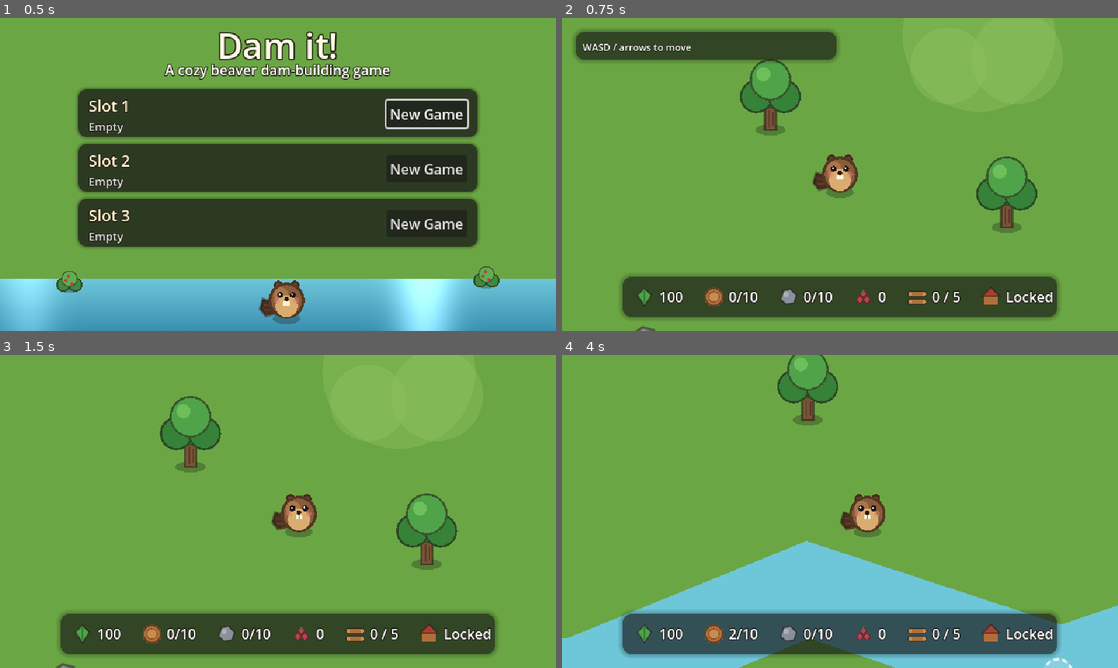
Above: before the commit, frames 1-4 (two rows, left to right).
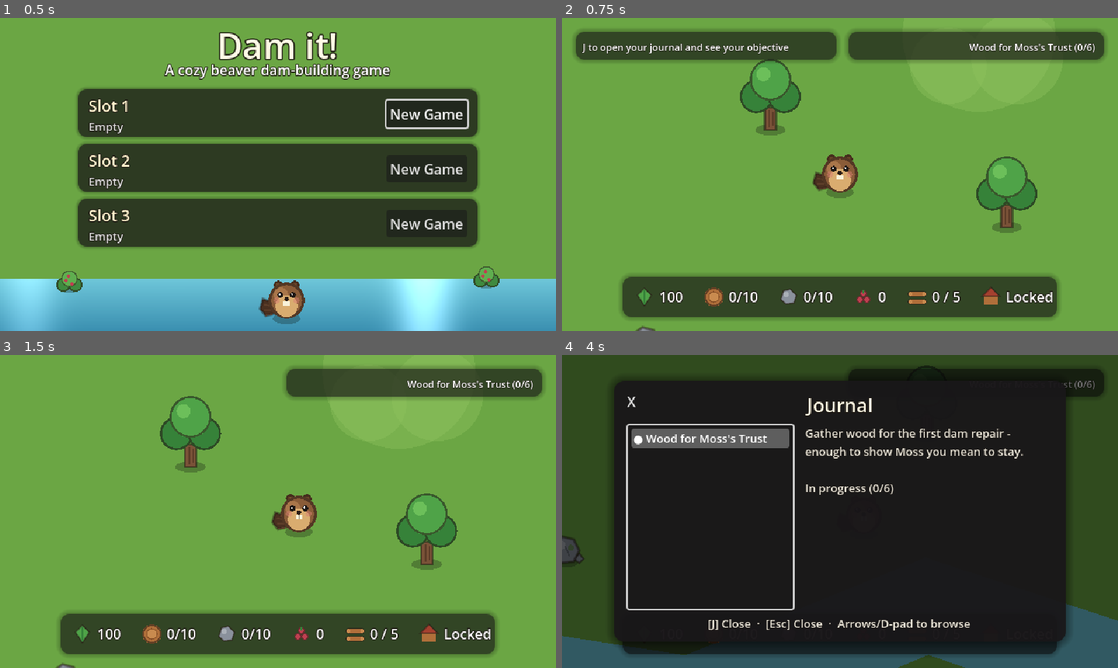
Above: after the commit, the same moments.

Repository: CrowderSoup/dam-it
Game: Godot game, scene res://scenes/ui/title_screen.tscn
Same seed, same stepped clock (60 frames per second), same inputs: the game is played once before the commit and once after it.
Inputs (mouse positions are in pixels of both pictures, inside the frame that each line leads up to):
- Up to frame 1 (0.5 s): no input
- Up to frame 2 (0.75 s): click "New Game" at 0.5 s
- Up to frame 3 (1.5 s): tap Enter at 1.25 s; move the mouse to (400, 495) at 1.27 s; hold D (move_right) from 1.28 s (still down); hold E (interact) from 1.28 s (still down); click (400, 495) at 1.42 s
- Up to frame 4 (4 s): tap Space at 1.52, 3.02 s; tap J (journal) at 1.55, 2.85, 3.8 s; release D (move_right) at 2 s; release E (interact) at 2 s; click (628, 401) at 2 s, where only the run after the commit has a clickable "X"; move the mouse to (728, 527) at 2.77 s; hold S (move_down) 2.78-3.53 s; tap E (interact) at 3.05 s; move the mouse to (895, 442) at 3.52 s; hold D (move_right) from 3.53 s (still down); hold E (interact) from 3.53 s (still down)

Frame 1 is identical in both runs. In frame 2, 5.2% of the frame differs, in the area x 3-98%, y 3-15%; in frame 3, 4.8%; in frame 4, 100%, in the area x 0-100%, y 0-100%.

Commit message:
Add the objective journal, and bootstrap Act I's first objective in Main
journal.gd/journal.tscn is a compact, pausing overlay listing every started
objective (completed and current) in plain language as a master/detail
list - title + status on the left (ItemList, so keyboard/gamepad get
up/down navigation for free via Godot's default ui_up/ui_down), full
description + status on the right. Opens/closes via the "journal" action,
HUD's clickable objective banner, ui_cancel, or its own close button -
covering keyboard, mouse, and gamepad. Mutually exclusive with GameMenu
(each checks the other's `visible` before opening) so the two never stack.

Main now also loads the existing Act I fixture (data/story/act1/) into
ActOneController and starts its "gather_starter_wood" objective directly,
so the HUD/journal have a real objective to show in actual play. Moss's
introduction dialogue is the intended way this objective starts, once a
resident's interact() can offer it and a dialogue UI exists to play it
(issues #17/#18) - until then this starts it directly rather than sitting
empty behind unbuilt dialogue presentation. _start_new_game() now also
resets ActOneController so a fresh game gets fresh objective state.

Diff:
--- a/scenes/main/main.gd
+++ b/scenes/main/main.gd
@@ -7,7 +7,8 @@
 ## storms occasionally weaken a dam piece into a leak, and a raccoon
 ## occasionally shows up to raid the resource pile if not shooed off. Also
 ## keeps the HUD's edge-arrow indicators pointed at whichever of those is
-## currently active.
+## currently active. Also bootstraps Act I's first objective beat into
+## ActOneController - see _setup_act1_objective() below.
 
 const STORM_MIN_INTERVAL := 90.0
 const STORM_MAX_INTERVAL := 150.0
@@ -28,6 +29,7 @@
 @onready var camera: Camera2D = $Player/Camera2D
 @onready var hud: CanvasLayer = $HUD
 @onready var game_menu: CanvasLayer = $GameMenu
+@onready var journal: CanvasLayer = $Journal
 
 var _challenges_active := false
 var _storm_timer: Timer
@@ -44,7 +46,11 @@
 	GameState.dam_completed.connect(_on_dam_completed)
 	GameState.dam_completed.connect(_start_challenges)
 	game_menu.new_game_requested.connect(_start_new_game)
+	game_menu.set_journal(journal)
+	journal.set_game_menu(game_menu)
+	hud.journal_requested.connect(journal.open)
 	SaveManager.load_into(self)
+	_setup_act1_objective()
 
 func _unhandled_input(event: InputEvent) -> void:
 	if event.is_action_pressed("restart"):
@@ -54,7 +60,28 @@
 func _start_new_game() -> void:
 	SaveManager.delete_save(SaveManager.current_slot)
 	GameState.reset()
+	ActOneController.reset()
 	get_tree().reload_current_scene()
+
+## Loads Act I's data-driven content (see docs/design/dialogue-schema.md)
+## into ActOneController and starts its opening objective, so the HUD/
+## journal added by issue #16 have a real objective to show in actual play.
+## Idempotent (load_content() would assert on a duplicate id otherwise) -
+## needed because tests instantiate more than one Main in the same process.
+##
+## Moss's introduction dialogue (data/story/act1/dialogue_moss_intro.tres)
+## is the "real" way this objective is meant to start, once a resident's
+## interact() can offer it and a dialogue UI exists to play it (issues
+## #17/#18) - until then, this starts the objective directly so it isn't
+## stuck behind unbuilt dialogue presentation.
+func _setup_act1_objective() -> void:
+	if not ActOneController.has_objective("gather_starter_wood"):
+		var objective: ObjectiveDefinition = load("res://data/story/act1/objective_gather_starter_wood.tres")
+		var dialogue: DialogueDefinition = load("res://data/story/act1/dialogue_moss_intro.tres")
+		var objectives: Array[ObjectiveDefinition] = [objective]
+		var dialogues: Array[DialogueDefinition] = [dialogue]
+		ActOneController.load_content(objectives, dialogues)
+	ActOneController.start_objective("gather_starter_wood")
 
 func _on_dam_completed() -> void:
 	river_water.queue_free()
@@ -156,6 +183,7 @@
 		"energy": GameState.energy,
 		"lodge_stage": GameState.lodge_stage,
 		"pouch_tier": GameState.pouch_tier,
+		"seen_tutorials": GameState.seen_tutorials,
 		"dam_slots_built": dam_slots_built,
 		"dam_slots_leaking": dam_slots_leaking,
 		"garden_spots_built": garden_spots_built,
--- a/scenes/main/main.tscn
+++ b/scenes/main/main.tscn
@@ -6,6 +6,7 @@
 [ext_resource type="PackedScene" path="res://scenes/world/dam_slot.tscn" id="4"]
 [ext_resource type="PackedScene" path="res://scenes/ui/hud.tscn" id="5"]
 [ext_resource type="PackedScene" path="res://scenes/ui/game_menu.tscn" id="16"]
+[ext_resource type="PackedScene" path="res://scenes/ui/journal.tscn" id="17"]
 [ext_resource type="PackedScene" path="res://scenes/world/rock.tscn" id="7"]
 [ext_resource type="PackedScene" path="res://scenes/world/grass_patch.tscn" id="8"]
 [ext_resource type="PackedScene" path="res://scenes/world/lodge.tscn" id="9"]
@@ -223,3 +224,5 @@
 [node name="HUD" parent="." instance=ExtResource("5")]
 
 [node name="GameMenu" parent="." instance=ExtResource("16")]
+
+[node name="Journal" parent="." instance=ExtResource("17")]
--- a/scenes/ui/game_menu.gd
+++ b/scenes/ui/game_menu.gd
@@ -18,17 +18,25 @@
 @onready var confirm_new_game: ConfirmationDialog = $ConfirmNewGame
 @onready var controls_dialog: AcceptDialog = $ControlsDialog
 
+## Set by Main so this menu and the journal (scenes/ui/journal.gd) never
+## stack open on top of each other - see _unhandled_input() below.
+var _journal: CanvasLayer = null
+
 func _ready() -> void:
 	hide()
 	save_feedback.hide()
+
+func set_journal(journal: CanvasLayer) -> void:
+	_journal = journal
 
 func _unhandled_input(event: InputEvent) -> void:
 	if event.is_action_pressed("menu"):
 		if visible:
 			close()
-		else:
+			get_viewport().set_input_as_handled()
+		elif _journal == null or not _journal.visible:
 			open()
-		get_viewport().set_input_as_handled()
+			get_viewport().set_input_as_handled()
 
 func open() -> void:
 	show()
--- /dev/null
+++ b/scenes/ui/journal.gd
@@ -0,0 +1,115 @@
+extends CanvasLayer
+## Compact objective journal: lists every objective ActOneController has
+## started, in plain language, as a master (title) / detail (description +
+## status) pair - see docs/design/dialogue-schema.md for the objective data
+## this reads. Toggled by the "journal" action (keyboard J / gamepad Y), or
+## by clicking HUD's current-objective banner (see hud.gd's
+## journal_requested signal, wired up by Main).
+##
+## Pauses the SceneTree while open, like GameMenu, so nothing keeps moving
+## behind it while the player reads - but stays PROCESS_MODE_ALWAYS so it
+## keeps responding while paused. Mutually exclusive with GameMenu (see
+## set_game_menu() and _unhandled_input()) so the two never stack open.
+##
+## Navigation is deliberately built on Godot's built-in Control focus system
+## (ItemList responds to the default ui_up/ui_down/ui_cancel actions, which
+## are bound to arrow keys and gamepad d-pad/B out of the box - see
+## InputMap's project-independent defaults) rather than hand-rolled input
+## handling, the same free ride GameMenu's buttons already take via
+## grab_focus().
+
+@onready var panel: Panel = $Panel
+@onready var close_button: Button = $Panel/CloseButton
+@onready var list: ItemList = $Panel/VBoxContainer/Content/ObjectiveList
+@onready var description_label: Label = $Panel/VBoxContainer/Content/DetailPanel/DescriptionLabel
+
+## Set by Main so GameMenu and the journal never stack open on top of each
+## other - see game_menu.gd's matching _journal field.
+var _game_menu: CanvasLayer = null
+
+## Objective ids in the same order as `list`'s items, so a selection index
+## can be mapped back to the objective it describes.
+var _ids: Array[String] = []
+
+func _ready() -> void:
+	hide()
+	list.item_selected.connect(_on_item_selected)
+	# CloseButton's "pressed" -> close() connection is wired in journal.tscn,
+	# matching game_menu.tscn's convention for its own buttons.
+	ActOneController.objective_started.connect(func(_id): _refresh())
+	ActOneController.objective_progress_changed.connect(func(_id, _current, _target): _refresh())
+	ActOneController.objective_completed.connect(func(_id): _refresh())
+
+func set_game_menu(game_menu: CanvasLayer) -> void:
+	_game_menu = game_menu
+
+## Closing responds to "journal" (the same action that opened it) and to
+## ui_cancel (Escape/gamepad B by default) - deliberately NOT to the custom
+## "menu" action, which is GameMenu's alone, so the two never race to
+## interpret the same Escape press differently (see game_menu.gd's own
+## "menu"-only guard for the matching half of this).
+func _unhandled_input(event: InputEvent) -> void:
+	if visible and event.is_action_pressed("ui_cancel"):
+		close()
+		get_viewport().set_input_as_handled()
+		return
+	if event.is_action_pressed("journal"):
+		if visible:
+			close()
+		elif _game_menu == null or not _game_menu.visible:
+			open()
+		get_viewport().set_input_as_handled()
+
+func open() -> void:
+	_refresh()
+	show()
+	get_tree().paused = true
+	if not _ids.is_empty():
+		list.grab_focus()
+	else:
+		close_button.grab_focus()
+
+func close() -> void:
+	hide()
+	get_tree().paused = false
+
+## Rebuilds the list from ActOneController's current state, trying to keep
+## the same objective selected across a refresh (progress ticking up
+## shouldn't visibly reset what the player was looking at).
+func _refresh() -> void:
+	var previously_selected := ""
+	if not _ids.is_empty() and not list.get_selected_items().is_empty():
+		previously_selected = _ids[list.get_selected_items()[0]]
+
+	list.clear()
+	_ids.clear()
+	for summary in ActOneController.get_objective_summaries():
+		# "inactive" objectives haven't started yet - nothing to show the
+		# player about a goal they don't have yet.
+		if summary["status"] == "inactive":
+			continue
+		var prefix := "✓ " if summary["status"] == "completed" else "● "
+		list.add_item(prefix + String(summary["title"]))
+		_ids.append(summary["id"])
+
+	list.visible = not _ids.is_empty()
+	if _ids.is_empty():
+		description_label.text = "No objectives yet - explore a little and one will turn up."
+		return
+
+	var reselect_index := _ids.find(previously_selected)
+	if reselect_index == -1:
+		reselect_index = _ids.size() - 1
+	list.select(reselect_index)
+	_on_item_selected(reselect_index)
+
+func _on_item_selected(index: int) -> void:
+	if index < 0 or index >= _ids.size():
+		return
+	var id: String = _ids[index]
+	var objective: ObjectiveDefinition = ActOneController.get_objective(id)
+	var status := ActOneController.get_objective_status(id)
+	var status_text := "Completed" if status == "completed" else "In progress"
+	if status == "active" and objective.completion_type == ObjectiveDefinition.CompletionType.RESOURCE_AT_LEAST:
+		status_text += " (%d/%d)" % [ActOneController.get_objective_progress(id), objective.target_amount]
+	description_label.text = "%s\n\n%s" % [objective.description, status_text]
--- /dev/null
+++ b/scenes/ui/journal.tscn
@@ -0,0 +1,103 @@
+[gd_scene load_steps=5 format=3]
+
+[ext_resource type="Script" path="res://scenes/ui/journal.gd" id="1"]
+
+[sub_resource type="StyleBoxFlat" id="1"]
+bg_color = Color(0.1, 0.09, 0.1, 0.92)
+corner_radius_top_left = 12
+corner_radius_top_right = 12
+corner_radius_bottom_right = 12
+corner_radius_bottom_left = 12
+shadow_color = Color(0, 0, 0, 0.35)
+shadow_size = 10
+
+[sub_resource type="LabelSettings" id="2"]
+font_size = 22
+font_color = Color(1, 0.98, 0.9, 1)
+outline_size = 4
+outline_color = Color(0.11, 0.09, 0.07, 0.9)
+
+[sub_resource type="LabelSettings" id="3"]
+font_size = 13
+font_color = Color(0.92, 0.9, 0.85, 1)
+outline_size = 2
+outline_color = Color(0.11, 0.09, 0.07, 0.85)
+
+[node name="Journal" type="CanvasLayer"]
+layer = 10
+process_mode = 3
+script = ExtResource("1")
+
+[node name="Overlay" type="ColorRect" parent="."]
+anchor_right = 1.0
+anchor_bottom = 1.0
+color = Color(0, 0, 0, 0.55)
+
+[node name="Panel" type="Panel" parent="."]
+anchor_left = 0.5
+anchor_top = 0.5
+anchor_right = 0.5
+anchor_bottom = 0.5
+offset_left = -260.0
+offset_top = -150.0
+offset_right = 260.0
+offset_bottom = 150.0
+theme_override_styles/panel = SubResource("1")
+
+[node name="CloseButton" type="Button" parent="Panel"]
+layout_mode = 0
+offset_left = 8.0
+offset_top = 8.0
+offset_right = 32.0
+offset_bottom = 32.0
+theme_override_font_sizes/font_size = 16
+text = "X"
+
+[node name="VBoxContainer" type="VBoxContainer" parent="Panel"]
+anchor_right = 1.0
+anchor_bottom = 1.0
+offset_left = 16.0
+offset_top = 12.0
+offset_right = -16.0
+offset_bottom = -12.0
+theme_override_constants/separation = 8
+
+[node name="TitleLabel" type="Label" parent="Panel/VBoxContainer"]
+layout_mode = 2
+label_settings = SubResource("2")
+horizontal_alignment = 1
+text = "Journal"
+
+[node name="Content" type="HBoxContainer" parent="Panel/VBoxContainer"]
+layout_mode = 2
+size_flags_vertical = 3
+theme_override_constants/separation = 14
+
+[node name="ObjectiveList" type="ItemList" parent="Panel/VBoxContainer/Content"]
+custom_minimum_size = Vector2(190, 0)
+layout_mode = 2
+size_flags_vertical = 3
+focus_mode = 2
+theme_override_font_sizes/font_size = 13
+auto_height = false
+
+[node name="DetailPanel" type="VBoxContainer" parent="Panel/VBoxContainer/Content"]
+layout_mode = 2
+size_flags_horizontal = 3
+size_flags_vertical = 3
+
+[node name="DescriptionLabel" type="Label" parent="Panel/VBoxContainer/Content/DetailPanel"]
+layout_mode = 2
+size_flags_vertical = 3
+label_settings = SubResource("3")
+autowrap_mode = 3
+vertical_alignment = 0
+text = "No objectives yet - explore a little and one will turn up."
+
+[node name="HintLabel" type="Label" parent="Panel/VBoxContainer"]
+layout_mode = 2
+label_settings = SubResource("3")
+horizontal_alignment = 1
+text = "[J] Close  ·  [Esc] Close  ·  Arrows/D-pad to browse"
+
+[connection signal="pressed" from="Panel/CloseButton" to="." method="close"]
Not shown: 1 places in scenes/main/main.tscn that only renumber resources
Not shown, added: scenes/ui/journal.gd.uid
